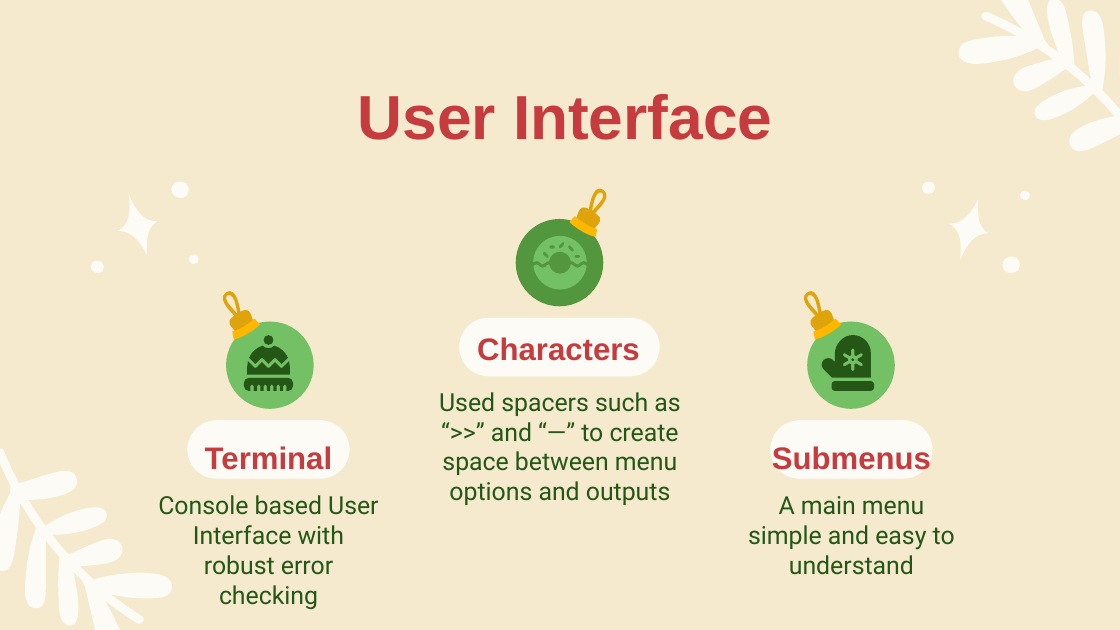
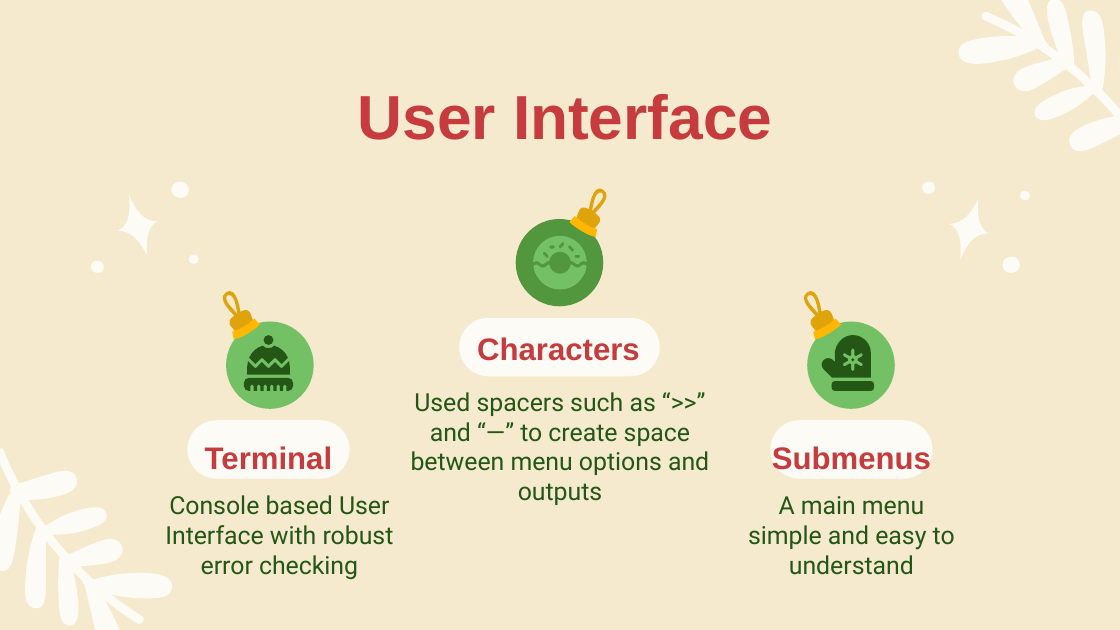
Before and after one commit to SatireSage/Admission-System, a slide deck: slide 4 of projFinal/proj.pptx. Drawn at 1120x630 pixels with LibreOffice and Linux fonts; fonts in the diff are those of the drawing. Boxes give left, top, right and bottom in pixels: in the first picture for what was removed or moved away, otherwise in the second. Text is boxed around its words. In the diff, an @@ line names an element or a change of style, - is before the commit and + after.

```diff
--- a/projFinal/proj.pptx
+++ b/projFinal/proj.pptx
@@ text "Used spacers such as “>>” ..." rewrapped from <box>439,392,680,505</box> to <box>411,392,709,505</box> @@
@@ text "Console based User Interface with ..." rewrapped from <box>158,495,378,609</box> to <box>165,495,394,579</box> @@
```
Also in this commit, not shown: 5 other slides changed, 2 other files.
